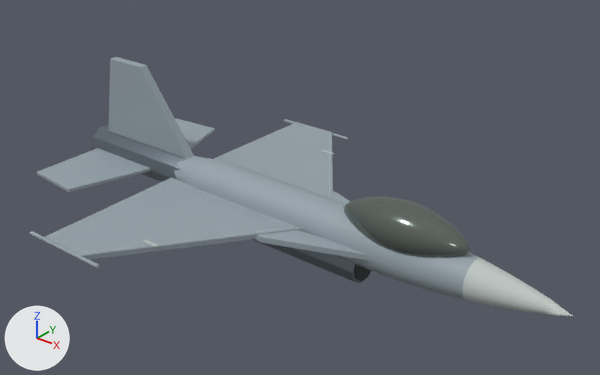
Before and after pictures for a commit that changed the glTF model assets/models/usaf_fighter_f16c.glb.
Rendered twice from a 50 mm lens placed at (8.04, -9.85, 6.07), pointed at (0.11, 0.05, -0.06). Arrows for +X, +Y and +Z are at lower left; the lights stay in place. The picture after the commit comes second. Vertices at exactly the same position are counted once.

The first picture shows 'usaf_fighter_f16c'.
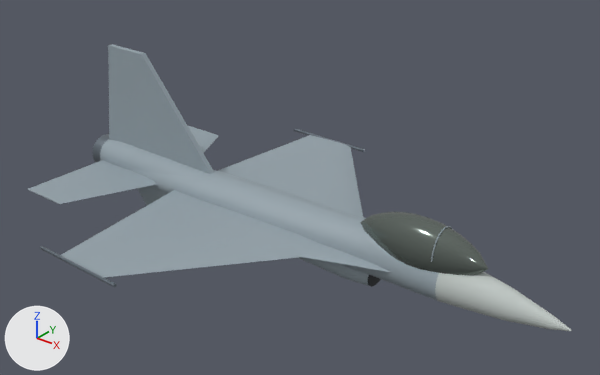
Location of each change, (x1, y1, x2, y2) in pixels of the pictures (600 x 375 px):
'usaf_fighter_f16c', reshaped (22% narrower): before (30, 57, 573, 316); after (28, 44, 452, 301)
'canopy_gold', added: after (360, 212, 488, 275)
'array_face', added: after (435, 272, 572, 331)
'titanium', added: after (40, 129, 365, 287)
'rubber', added (mostly hidden): after (368, 275, 381, 287)
part 1 of me_fuselage, rebuilt: before (174, 156, 573, 316); after (100, 160, 439, 301)
part 2 of me_fuselage, rebuilt: before (91, 125, 186, 182); after (100, 139, 228, 179)
part 3 of me_fuselage, rebuilt: before (252, 239, 371, 283); after (298, 257, 369, 286)
part 4 of me_fuselage, rebuilt: before (44, 178, 302, 260); after (61, 190, 320, 277)
part 5 of me_fuselage, rebuilt (22% wider, 6% taller): before (214, 122, 333, 199); after (218, 135, 363, 217)
part 6 of me_fuselage, rebuilt: before (109, 57, 194, 159); after (108, 44, 215, 174)
part 7 of me_fuselage, rebuilt: before (255, 230, 369, 261); after (297, 244, 390, 272)
part 8 of me_fuselage, rebuilt (mostly hidden): before (333, 191, 350, 204); after (357, 215, 366, 219)
part 9 of me_fuselage, added: after (431, 226, 452, 262)
part 10 of me_fuselage, added: after (188, 126, 218, 153)
part 11 of me_fuselage, added: after (28, 160, 156, 204)
part 12 of me_fuselage, deleted: before (30, 118, 470, 281)
part 13 of me_fuselage, added: after (137, 186, 167, 205)

The change, as a list of edits to the scene's bpy script:
```text
Change me_fuselage:
    remove me_fuselage.from_pydata(...)  # 2251 vertices, 4370 faces; spans x -5.0..5.0, y -3.29..3.29, z -1.35..1.35
    add me_fuselage.from_pydata(...)  # 601 vertices, 1098 faces; spans x -4.88..3.02, y -3.28..3.28, z -1.59..1.59
    me_fuselage part 1: the loose piece of 239 vertices spanning x -4.98..5.0, y -0.44..0.44, z -0.98..-0.12 is rebuilt with 192 vertices and now spans x -4.78..3.02, y -0.46..0.46, z -1.14..-0.26, in mat_airframe (grey #94a2aa)
    me_fuselage part 2: the loose piece of 140 vertices spanning x -4.98..-1.59, y -0.36..0.36, z -0.89..-0.21 is rebuilt with 72 vertices and now spans x -4.88..-0.34, y -0.37..0.37, z -1.09..-0.36, in mat_airframe (grey #94a2aa)
    me_fuselage part 3: the loose piece of 140 vertices spanning x -1.19..1.51, y -0.34..0.34, z -1.35..-0.7 is rebuilt with 72 vertices and now spans x -1.52..1.74, y -0.3..0.3, z -1.36..-0.84, in mat_airframe (grey #94a2aa)
    me_fuselage part 4: the loose piece of 56 vertices spanning x -2.58..0.56, y -3.25..-0.4, z -0.59..-0.5 is rebuilt with 22 vertices and now spans x -2.51..1.34, y -3.28..-0.3, z -0.83..-0.62
    me_fuselage part 5: the loose piece of 56 vertices spanning x -2.58..0.56, y 0.4..3.25, z -0.59..-0.5 is rebuilt with 22 vertices and now spans x -2.51..1.34, y 0.3..3.28, z -0.83..-0.62
    me_fuselage part 6: the loose piece of 56 vertices spanning x -4.78..-2.19, y -0.08..0.08, z -0.55..1.35 is rebuilt with 8 vertices and now spans x -4.78..-1.72, y -0.05..0.05, z -0.58..1.59
    me_fuselage part 7: the loose piece of 34 vertices spanning x -1.88..2.2, y -1.05..-0.3, z -0.63..-0.52 is rebuilt with 22 vertices and now spans x -2.21..2.73, y -0.99..-0.2, z -0.79..-0.64
    me_fuselage part 8: the loose piece of 34 vertices spanning x -1.88..2.2, y 0.3..1.05, z -0.63..-0.52 is rebuilt with 22 vertices and now spans x -2.21..2.73, y 0.2..0.99, z -0.79..-0.64
    me_fuselage part 9: a new loose piece of 109 vertices spanning x 2.91..2.93, y -0.34..0.34, z -0.29..0.14, in mat_airframe (grey #94a2aa)
    me_fuselage part 10: a new loose piece of 22 vertices spanning x -4.73..-2.91, y 0.23..2.08, z -0.82..-0.7, in mat_airframe (grey #94a2aa)
    me_fuselage part 11: a new loose piece of 22 vertices spanning x -4.73..-2.91, y -2.08..-0.23, z -0.82..-0.7, in mat_airframe (grey #94a2aa)
    me_fuselage part 12: 20 loose pieces with 1496 vertices, spanning x -5.0..3.35, y -3.29..3.29, z -1.31..0.31, are deleted
    me_fuselage part 13
    16 vertices are added at x -3.79..-2.61, y -0.34..0.34, z -1.59..-0.92
    24 new faces join them
    remove me_fuselage.materials.append(mat_array_face)  # light grey #bfc7c4
    remove me_fuselage.materials.append(mat_titanium)  # grey #7c8690
    remove me_fuselage.materials.append(mat_rubber)  # dark grey #242b30
    remove me_fuselage.materials.append(mat_canopy_gold)  # grey #737c76
Add ob_canopy_gold:
    ob_canopy_gold = bpy.data.objects.new('canopy_gold', me_canopy_gold)  # 182 vertices, 360 faces; spans x 1.39..3.67, y -0.37..0.37, z -0.74..0.16; in mat_canopy_gold (grey #727c76)
    ob_canopy_gold.location = (0.0, 0.0, 0.0)
Add ob_rubber:
    ob_rubber = bpy.data.objects.new('rubber', me_rubber)  # 96 vertices, 184 faces; spans x -4.57..1.75, y -0.28..0.28, z -1.33..-0.45; in mat_rubber (black #262a2e)
    ob_rubber.location = (0.0, 0.0, 0.0)
Add ob_titanium:
    ob_titanium = bpy.data.objects.new('titanium', me_titanium)  # 168 vertices, 328 faces; spans x -5.0..-0.78, y -3.31..3.31, z -1.06..-0.4; in mat_titanium (grey #7c8690)
    ob_titanium.location = (0.0, 0.0, 0.0)
Add ob_array_face:
    ob_array_face = bpy.data.objects.new('array_face', me_array_face)  # 128 vertices, 222 faces; spans x 3.02..5.0, y -0.35..0.35, z -1.08..-0.33; in mat_array_face (light grey #bfc7c4)
    ob_array_face.location = (0.0, 0.0, 0.0)
```
